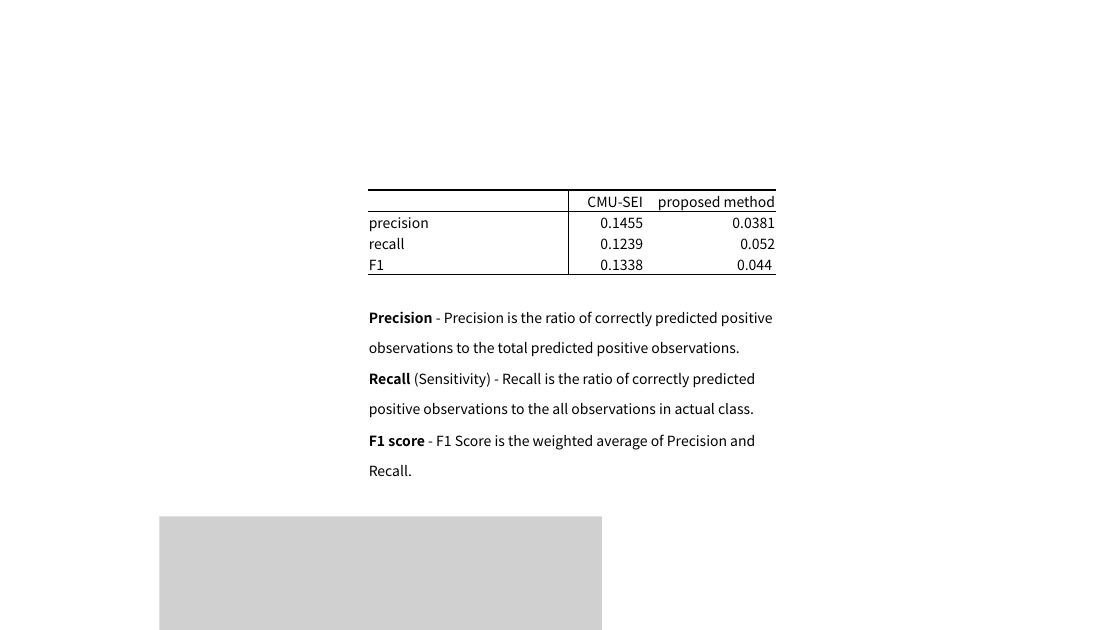
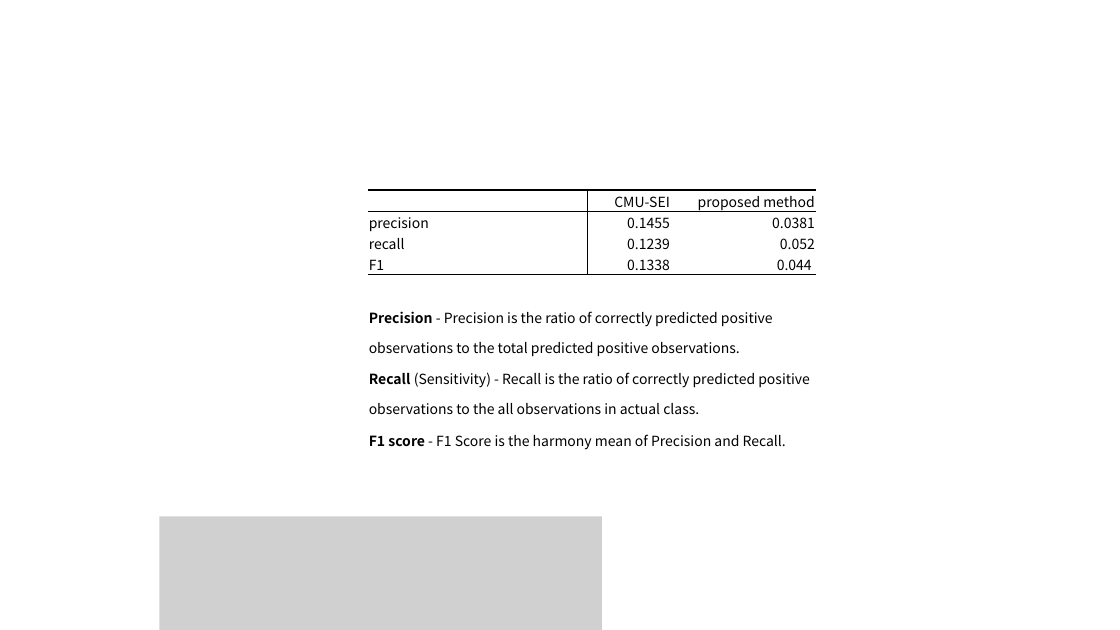
Before and after one commit to hisazumi/cextractor, a slide deck: slide 2 of textemp_apris2019/image/プレゼンテーション3.pptx. Drawn at 1120x630 pixels with LibreOffice and Linux fonts; fonts in the diff are those of the drawing; grey boxes stand for pictures. Boxes give left, top, right and bottom in pixels: in the first picture for what was removed or moved away, otherwise in the second. Text is boxed around its words. In the diff, an @@ line names an element or a change of style, - is before the commit and + after.

```diff
--- a/textemp_apris2019/image/プレゼンテーション3.pptx
+++ b/textemp_apris2019/image/プレゼンテーション3.pptx
@@ table at <box>368,190,816,454</box> @@
-row 7, column 1: F1 score - F1 Score is the weighted average of Precision and Recall.
+row 7, column 1: F1 score - F1 Score is the harmony mean of Precision and Recall.
@@ table: place and size @@
-table at <box>368,190,776,480</box>
+table at <box>368,190,816,454</box>
```
Also in this commit, not shown: 1 other slide changed, 12 other files.
